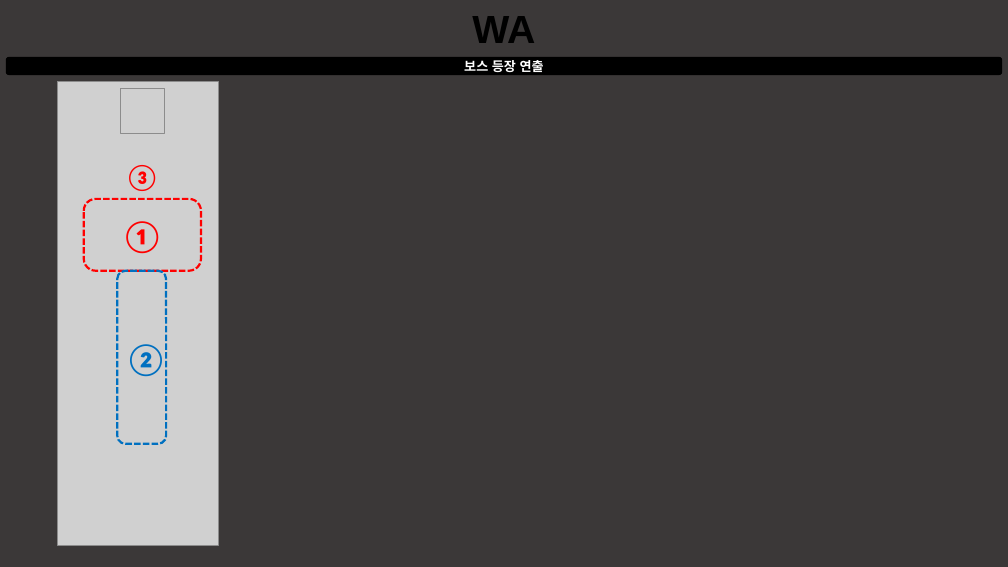
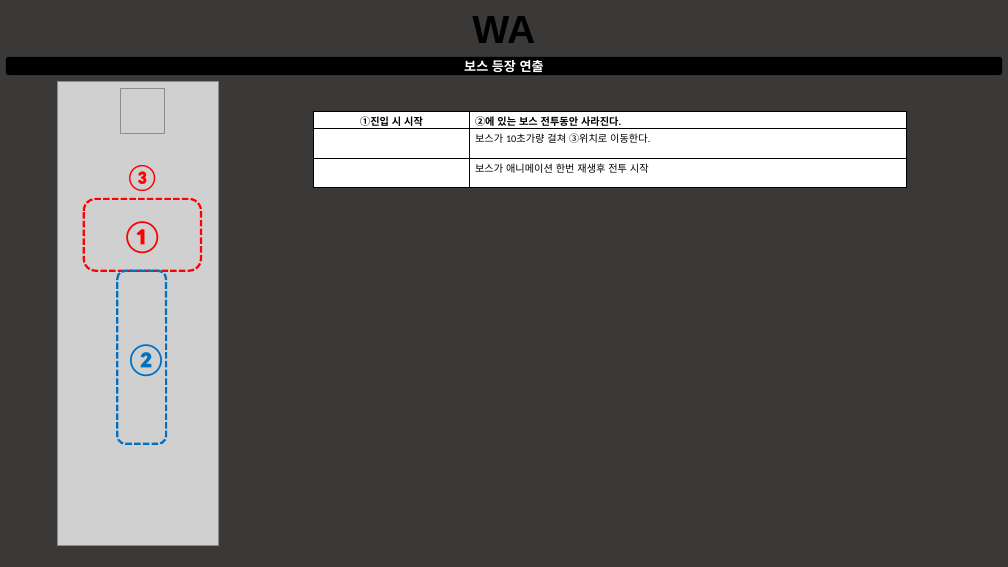
Before and after one commit to taeseongeom/WA, a slide deck: slide 3 of 기획서/문서/보스 기획서.pptx. Drawn at 1008x567 pixels with LibreOffice and Linux fonts; fonts in the diff are those of the drawing; grey boxes stand for pictures. Boxes give left, top, right and bottom in pixels: in the first picture for what was removed or moved away, otherwise in the second. Text is boxed around its words. In the diff, an @@ line names an element or a change of style, - is before the commit and + after.

Commit message:
보스기획서 일단 완성
풀리퀘스트올림

```diff
--- a/기획서/문서/보스 기획서.pptx
+++ b/기획서/문서/보스 기획서.pptx
@@ table added at bbox=[313, 111, 906, 188], 3 rows, 2 columns @@
+①진입 시 시작 | ②에 있는 보스 전투동안 사라진다.
+ | 보스가 10초가량 걸쳐 ③위치로 이동한다.
+ | 보스가 애니메이션 한번 재생후 전투 시작
```
Also in this commit, not shown: 5 other slides changed, 3 slides added, 4 other files.
